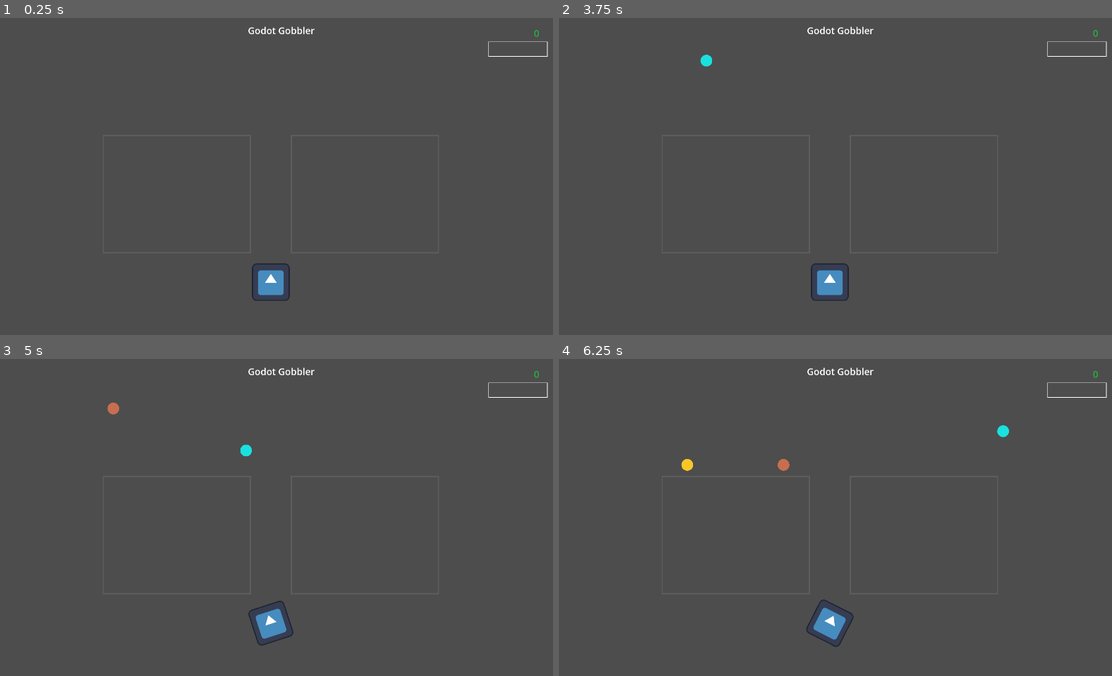
Above: before the commit, frames 1-4 (two rows, left to right).
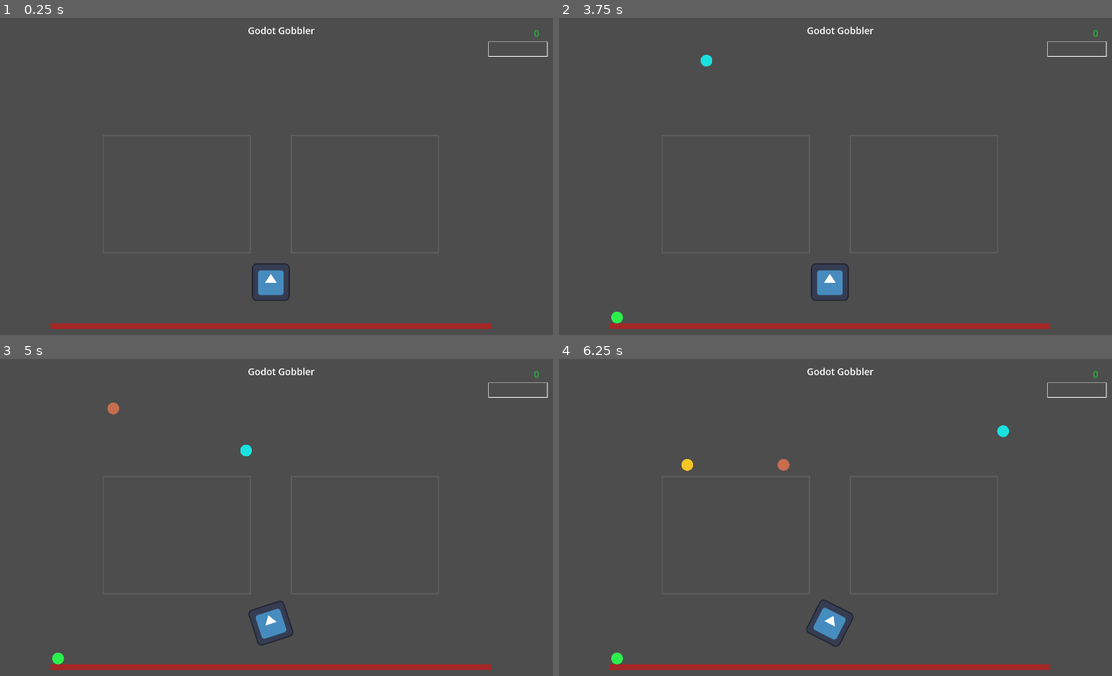
Above: after the commit, the same moments.

Repository: ggolden/Godot-gobbler
Game: Godot game, scene res://game.tscn
Same seed, same stepped clock (60 frames per second), same inputs: the game is played once before the commit and once after it. The engine's default icon, where the game draws it, is replaced by a stand-in: a white triangle on a blue panel in a dark square.
Inputs (mouse positions are in pixels of both pictures, inside the frame that each line leads up to):
- Up to frame 1 (0.25 s): no input
- Up to frame 2 (3.75 s): tap Enter (ui_accept) at 0.5, 1.35, 1.52, 1.82, 2.85, 3.02, 3.32 s; move the mouse to (951, 160) at 0.52 s; hold Right (ui_right) 0.53-1.28 s; hold Enter (ui_accept) 0.53-1.28 s; click (951, 160) at 0.67 s; move the mouse to (719, 192) at 1.27 s; hold Down (ui_down) 1.28-2.03 s; click (719, 192) at 1.42 s; move the mouse to (885, 106) at 2.02 s; hold Right (ui_right) 2.03-2.78 s; hold Enter (ui_accept) 2.03-2.78 s; click (885, 106) at 2.17 s; move the mouse to (802, 239) at 2.77 s; hold Up (ui_up) 2.78-3.53 s; click (802, 239) at 2.92 s; move the mouse to (1001, 224) at 3.52 s; hold Left (ui_left) from 3.53 s (still down); hold Enter (ui_accept) from 3.53 s (still down); click (1001, 224) at 3.67 s
- Up to frame 3 (5 s): keep holding Left (ui_left); move the mouse to (99, 469) at 4.27 s; release Enter (ui_accept) at 4.28 s; tap Enter (ui_accept) at 4.35, 4.52, 4.82 s; click (99, 469) at 4.42 s
- Up to frame 4 (6.25 s): move the mouse to (857, 517) at 5.02 s; release Left (ui_left) at 5.03 s; hold Down (ui_down) 5.03-5.78 s; hold Enter (ui_accept) 5.03-5.78 s; click (857, 517) at 5.17 s; move the mouse to (747, 438) at 5.77 s; hold Right (ui_right) from 5.78 s (still down); tap Enter (ui_accept) at 5.85, 6.02 s; click (747, 438) at 5.92 s

The runs differ from the first frame. In frame 1, 1.6% of the frame differs, in the area x 9-89%, y 96-99%; in frame 2, 1.7%, in the area x 9-89%, y 92-99%; in frame 3, 1.7%; in frame 4, 1.7%.

Commit message:
checkpoint charlie

Diff:
--- a/game.tscn
+++ b/game.tscn
@@ -1,13 +1,17 @@
-[gd_scene load_steps=7 format=3 uid="uid://u25aygy27ry"]
+[gd_scene load_steps=9 format=3 uid="uid://u25aygy27ry"]
 
 [ext_resource type="PackedScene" uid="uid://r3s8hrbqbfqb" path="res://ui.tscn" id="1_1epo8"]
 [ext_resource type="Script" path="res://game.gd" id="1_fjjo7"]
 [ext_resource type="PackedScene" uid="uid://cvi0mopcqvrls" path="res://gobble_spawner.tscn" id="2_3ntm0"]
+[ext_resource type="Script" path="res://solid_rect.gd" id="3_0bh44"]
 [ext_resource type="Script" path="res://bounce_back_zone.gd" id="3_6h5hu"]
 [ext_resource type="PackedScene" uid="uid://dukwa2vh3ymqm" path="res://gobbler.tscn" id="4_blj8o"]
 
 [sub_resource type="RectangleShape2D" id="RectangleShape2D_lpiud"]
 size = Vector2(500, 400)
+
+[sub_resource type="RectangleShape2D" id="RectangleShape2D_nmsok"]
+size = Vector2(1500, 20)
 
 [node name="Game" type="Node"]
 script = ExtResource("1_fjjo7")
@@ -38,6 +42,13 @@
 [node name="CollisionShape2D" type="CollisionShape2D" parent="World/bounce_back_zone2"]
 shape = SubResource("RectangleShape2D_lpiud")
 
+[node name="StaticBody2D" type="StaticBody2D" parent="World"]
+position = Vector2(960, 1050)
+script = ExtResource("3_0bh44")
+
+[node name="CollisionShape2D" type="CollisionShape2D" parent="World/StaticBody2D"]
+shape = SubResource("RectangleShape2D_nmsok")
+
 [node name="UI" parent="." instance=ExtResource("1_1epo8")]
 
 [node name="GobbleSpawner" parent="." instance=ExtResource("2_3ntm0")]
--- a/gobbler.gd
+++ b/gobbler.gd
@@ -1,17 +1,22 @@
 class_name Gobbler
 extends CharacterBody2D
 ## Gobbler (player) controller
+
+
+enum MovementType {ThreeWay, EightWway, Asteriods, WatchMouse, ToMouse}
 
 
 ## player control turn rate in radians / second
 @export var turn_rate = PI
 ## player control advance speed in units / second
 @export var advance_rate = 222
+## player control method: "3way" for turn and advance, "8way" for full directional slid
+@export var movement_type: MovementType = MovementType.ThreeWay
 
 
 var _reset_position = Vector2.ZERO
 var _reset_rotation = 0
-
+var _target = Vector2.ZERO
 
 func _ready():
 	_reset_position = position
@@ -19,26 +24,27 @@
 
 
 func _physics_process(delta):
-	# turn based on player input
-	rotation += _direction() * turn_rate * delta
-
-	# advance based on player input
-	var collision = move_and_collide(_velocity() * advance_rate * delta)
-
-	# handle reset
-	if (_needs_reset()):
-		position = _reset_position
-		rotation = _reset_rotation
-
-	# see what we ran into, gobble it if we can
-	if collision:
-		print("player collision with: ", collision.get_collider().name)
-		if (collision.get_collider().has_method("gobbled")):
-			collision.get_collider().gobbled()
+	match movement_type:
+		MovementType.ThreeWay:
+			_physics_process_3way(delta)
+		MovementType.EightWway:
+			_physics_process_8way(delta)
+		MovementType.Asteriods:
+			_physics_process_asteriods(delta)
+		MovementType.WatchMouse:
+			_physics_process_watch_mouse(delta)
+		MovementType.ToMouse:
+			_physics_process_to_mouse(delta)
 
 
 func _on_light_up_timer_timeout():
 	$Sprite2D.material.set_shader_parameter("override_set", false)
+
+
+# in support of ToMouse movement
+func _input(event):
+	if event is InputEventMouseButton:
+		_target = get_global_mouse_position()
 
 
 ## trigger the "light up" effect to this color
@@ -48,21 +54,82 @@
 	$light_up_timer.start()
 
 
-func _direction() -> float:
-	var rv = 0
+func _physics_process_3way(delta):
+	# turn based on player input
+	var dir = 0
 	if Input.is_action_pressed("ui_left"):
-		rv = -1
+		dir = -1
 	if Input.is_action_pressed("ui_right"):
-		rv = 1
-	return rv
+		dir = 1
+	rotation += dir * turn_rate * delta
+
+	var vel = Vector2.ZERO
+	if Input.is_action_pressed("ui_up"):
+		vel = Vector2.UP.rotated(rotation)
+
+	# advance based on player input
+	var collision = move_and_collide(vel * advance_rate * delta)
+	_handle_collision(collision)
+
+	_handle_reset()
 
 
-func _velocity() -> Vector2:
-	var rv = Vector2.ZERO
-	if Input.is_action_pressed("ui_up"):
-		rv = Vector2.UP.rotated(rotation)
-	return rv
+func _physics_process_8way(delta):
+	var dir = Input.get_vector("ui_left", "ui_right", "ui_up", "ui_down")
+	velocity = dir * advance_rate
+	move_and_slide()
+	_handle_collision(get_last_slide_collision())
+	_handle_reset()
 
 
-func _needs_reset() -> bool:
-	return Input.is_action_pressed("ui_accept")
+func _physics_process_asteriods(delta):
+	var rotation_dir = Input.get_axis("ui_left", "ui_right")
+	velocity = transform.y * Input.get_axis("ui_up", "ui_down") * advance_rate
+	rotation += rotation_dir * turn_rate * delta
+	move_and_slide()
+	_handle_collision(get_last_slide_collision())
+	_handle_reset()
+
+
+func _physics_process_watch_mouse(delta):
+	look_at(get_global_mouse_position())
+	# look_at "points" the x+, but our "forward" is y+... so rotate
+	rotate(PI/2)
+	velocity = transform.y * Input.get_axis("ui_up", "ui_down") * advance_rate
+	move_and_slide()
+	_handle_collision(get_last_slide_collision())
+	_handle_reset()
+
+
+func _physics_process_to_mouse(delta):
+	velocity = position.direction_to(_target) * advance_rate
+
+	if _target != Vector2.ZERO:
+		look_at(_target)
+		# look_at "points" the x+, but our "forward" is y+... so rotate
+		rotate(PI/2)
+
+	# avoid jitter when very close
+	var collision = null
+	if _target != Vector2.ZERO and position.distance_to(_target) > 10:
+		move_and_slide()
+		collision = get_last_slide_collision()
+	else:
+		collision = move_and_collide(Vector2.ZERO)
+	_handle_collision(collision)
+
+	_handle_reset()
+
+
+func _handle_collision(collision):
+	# see what we ran into, gobble it if we can
+	if collision:
+		print("player collision with: ", collision.get_collider().name)
+		if (collision.get_collider().has_method("gobbled")):
+			collision.get_collider().gobbled()
+
+
+func _handle_reset():
+	if (Input.is_action_pressed("ui_accept")):
+		position = _reset_position
+		rotation = _reset_rotation
--- /dev/null
+++ b/solid_rect.gd
@@ -0,0 +1,9 @@
+@tool
+class_name SolidRect
+extends Node2D
+## Drawing support: draws a solid rectangle in the child's CollisionShape2D dimensions
+
+
+func _draw():
+	var s = $CollisionShape2D.shape.size
+	draw_rect(Rect2(Vector2.ZERO - (s / 2), s), Color(1, 0, 0, 0.5), true)
